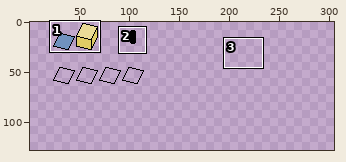
Two states of a sprite sheet, images/tiles.png. The first picture is a wide view before the edit; the outline marks the close-up.
Close-up. Old version:
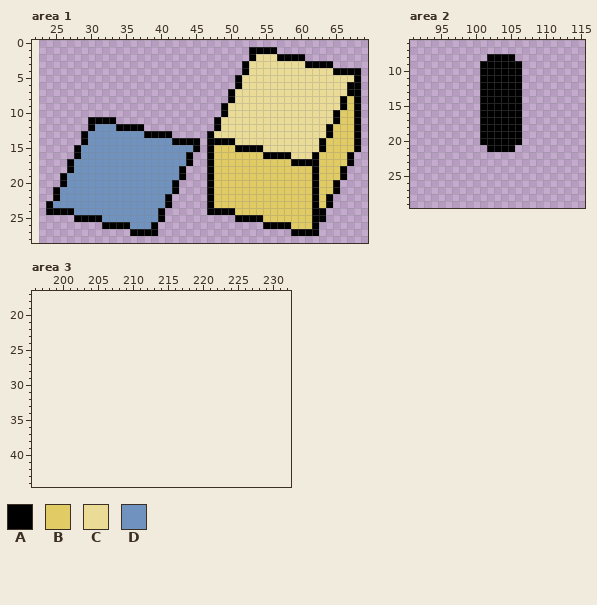
The file is 128x128 pixels. Shown: area 1: x 22..69, y 0..28; area 2: x 91..115, y 6..29; area 3: x 196..232, y 17..44. The old version is drawn lined up with the new one, on the new canvas. The wide view leaves out empty margins. The commit also changed other parts of the picture, which this record leaves out.
Palette (. is transparent): A #000000  B #e0cb65  C #eadb97  D #7092be
After:
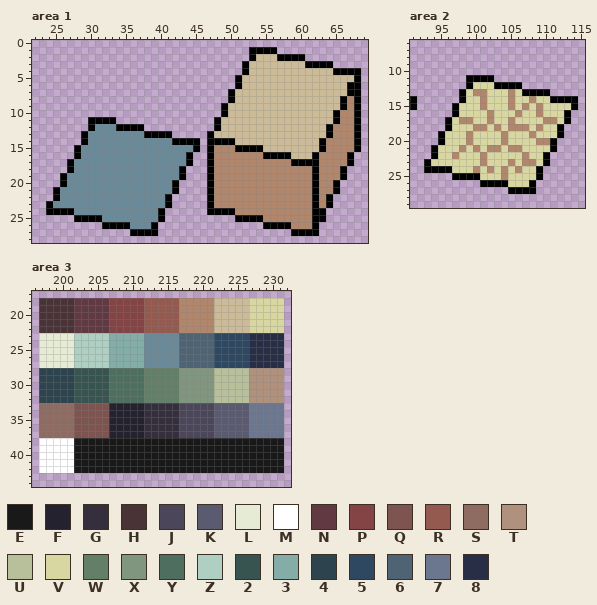
Colours new in this view: E #191919  F #24222e  G #352e3d  H #4a3337  J #4b4659  K #5a5a70  L #e6ebd6  M #ffffff  N #613943  P #844344  Q #7d5450  R #945a50  S #8f6c61  T #b0917d  U #b7c09a  V #d9d7a1  W #637f67  X #81967e  Y #4e6e60  Z #afcfc2  2 #385450  3 #84ada7  4 #2d434d  5 #2e4861  6 #4e6474  7 #6b778e  8 #272e45
The exact change:
canvas 128x128 -> 326x180, the old top-left corner now at 23,0
colour B: #e0cb65 -> #b0866c
colour C: #eadb97 -> #ccbb98
colour D: #7092be -> #6a8a99
Changed rows in their new state; - is a pixel that keeps its letter.
Area 2:
first column x 91:
 8 -----------....---------
 9 ----------......--------
10 ----------......--------
11 --------AA--....--------
12 --------AVVV------------
13 -------AVBBVVVBVAAAA----
14 A------AVVBVVVBVVBVVAAAA
15 A-----AVVVBVVVBVBVBVVVVA
16 ------AVVVVBVVVBVVBVVVA-
17 -----AVBBVVBVVBVVVVBBVA-
18 -----AVVVBBVBVBBBVBVVA--
19 ----AVVVBVVVVBVVVBVVVA--
20 ----AVVVBVVVVBVVVVBBA---
21 ---AVVVBVBVBBVBBVVVVA---
22 ---AVVBVVVBVVVVVBVVA----
23 --AVVVVVVVBVVVBVBBVA----
24 --AAAAVVVBVBVBVBVVA-----
25 ------AAAAVVVBVVVVA-----
26 ----------AAAAVVVA------
27 --------------AAAA------
Area 3:
first column x 197:
18 HHHHHNNNNNPPPPPRRRRRBBBBBCCCCCVVVVV
19 HHHHHNNNNNPPPPPRRRRRBBBBBCCCCCVVVVV
20 HHHHHNNNNNPPPPPRRRRRBBBBBCCCCCVVVVV
21 HHHHHNNNNNPPPPPRRRRRBBBBBCCCCCVVVVV
22 HHHHHNNNNNPPPPPRRRRRBBBBBCCCCCVVVVV
23 LLLLLZZZZZ33333DDDDD666665555588888
24 LLLLLZZZZZ33333DDDDD666665555588888
25 LLLLLZZZZZ33333DDDDD666665555588888
26 LLLLLZZZZZ33333DDDDD666665555588888
27 LLLLLZZZZZ33333DDDDD666665555588888
28 4444422222YYYYYWWWWWXXXXXUUUUUTTTTT
29 4444422222YYYYYWWWWWXXXXXUUUUUTTTTT
30 4444422222YYYYYWWWWWXXXXXUUUUUTTTTT
31 4444422222YYYYYWWWWWXXXXXUUUUUTTTTT
32 4444422222YYYYYWWWWWXXXXXUUUUUTTTTT
33 SSSSSQQQQQFFFFFGGGGGJJJJJKKKKK77777
34 SSSSSQQQQQFFFFFGGGGGJJJJJKKKKK77777
35 SSSSSQQQQQFFFFFGGGGGJJJJJKKKKK77777
36 SSSSSQQQQQFFFFFGGGGGJJJJJKKKKK77777
37 SSSSSQQQQQFFFFFGGGGGJJJJJKKKKK77777
38 MMMMMEEEEEEEEEEEEEEEEEEEEEEEEEEEEEE
39 MMMMMEEEEEEEEEEEEEEEEEEEEEEEEEEEEEE
40 MMMMMEEEEEEEEEEEEEEEEEEEEEEEEEEEEEE
41 MMMMMEEEEEEEEEEEEEEEEEEEEEEEEEEEEEE
42 MMMMMEEEEEEEEEEEEEEEEEEEEEEEEEEEEEE
Boxes around the changes in both close-ups, in picture pixels (x1, y1, x2, y2):
changed: (53, 54, 354, 229)
changed: (410, 54, 578, 194)
added: (39, 298, 284, 473)
